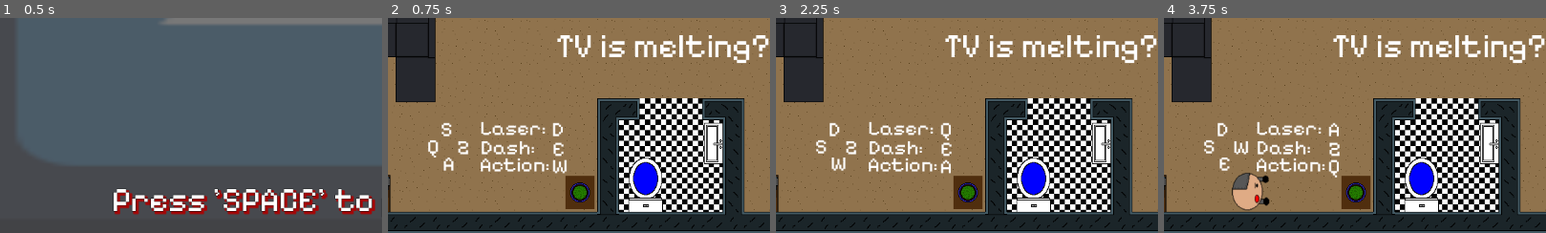
Above: before the commit, frames 1-4 (left to right).
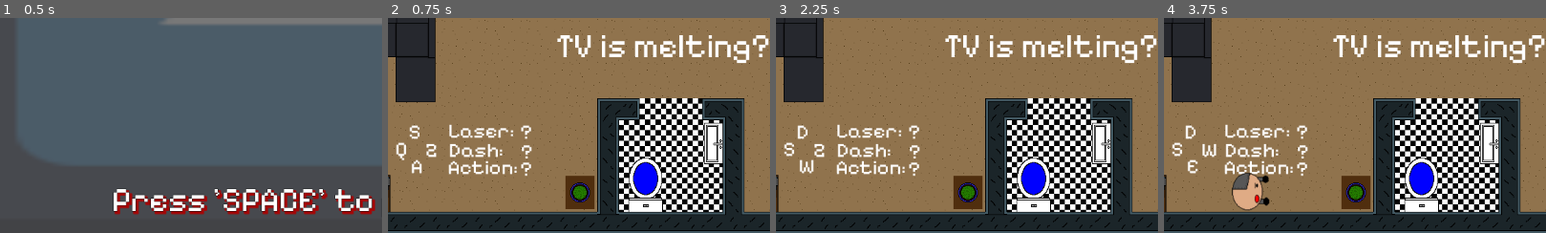
Above: after the commit, the same moments.

Repository: discoaaron/gamejam
Game: Godot game, scene res://scenes/menu/menu.tscn
Same seed, same stepped clock (60 frames per second), same inputs: the game is played once before the commit and once after it. The engine's default icon, where the game draws it, is replaced by a stand-in: a white triangle on a blue panel in a dark square.
Inputs:
- Up to frame 1 (0.5 s): no input
- Up to frame 2 (0.75 s): tap Space (space) at 0.5 s; tap A (a) at 0.6 s
- Up to frame 3 (2.25 s): tap D (d) at 0.8, 1.35 s; tap Space (space) at 1.25, 2 s; tap E (e) at 1.55, 2.1 s
- Up to frame 4 (3.75 s): tap S (s) at 2.3, 2.85 s; tap Space (space) at 2.75, 3.5 s; tap W (w) at 3.05, 3.6 s
The pictures show only the part of the screen within x 14-64%, y 50-100%; the shares and areas given below are measured in that part.

Frame 1 is identical in both runs. In frame 2, 3.7% of the frame differs, in the area x 2-47%, y 48-74%; in frame 3, 3.7%, in the area x 2-46%, y 48-74%; in frame 4, 3.6%.

Commit message:
adds movement keys permanently and action, laser, dash only to show after being used

Diff:
--- a/game/Main.tscn
+++ b/game/Main.tscn
@@ -419,7 +419,7 @@
 one_shot = true
 
 [node name="Controls" parent="." instance=ExtResource("30_xryxh")]
-position = Vector2(248, 520)
+position = Vector2(200, 524)
 scale = Vector2(0.785, 0.785)
 
 [connection signal="timeout" from="Heartbeat" to="." method="_on_heartbeat_timeout"]
--- a/game/autoloaders/signal_manager.gd
+++ b/game/autoloaders/signal_manager.gd
@@ -18,6 +18,7 @@
 signal baby_enter
 signal baby_exit
 
+#HUD Only
 signal laser_fired
 signal dash_dashed
 signal action_actioned
--- a/game/main.gd
+++ b/game/main.gd
@@ -31,6 +31,12 @@
 	SignalManager.risk_item_dashed.connect(game_over_dash)
 	SignalManager.baby_saved.connect(update_score)
 	SignalManager.win_condition_achieved.connect(update_score)
+
+	# HUD only
+	SignalManager.laser_fired.connect(set_laser_key)
+	SignalManager.action_actioned.connect(set_action_key)
+	SignalManager.dash_dashed.connect(set_dash_key)
+
 	start_level()
 
 # Called every frame. 'delta' is the elapsed time since the previous frame.
@@ -46,6 +52,10 @@
 		dad.action = "e"
 		dad.laser = "q"
 		dad.dash = "z"
+		set_wasd_controls()
+		set_laser_key()
+		set_action_key()
+		set_dash_key()
 	heart_pulse()
 
 func start_level() -> void:
@@ -87,18 +97,26 @@
 	dad.action = get_button()
 	dad.laser = get_button()
 	dad.dash = get_button()
-	set_hud_controls()
+	set_wasd_controls()
 	add_child(dad)
 
-func set_hud_controls() -> void:
+func set_wasd_controls() -> void:
 	$Controls.up_key = str(dad.up).to_upper()
 	$Controls.down_key = str(dad.down).to_upper()
 	$Controls.left_key = str(dad.left).to_upper()
 	$Controls.right_key = str(dad.right).to_upper()
+	$Controls.laser_key = "?"
+	$Controls.dash_key = "?"
+	$Controls.action_key = "?"
+
+func set_laser_key() -> void:
 	$Controls.laser_key = str(dad.laser).to_upper()
-	$Controls.dash_key = str(dad.dash).to_upper()
+
+func set_action_key() -> void:
 	$Controls.action_key = str(dad.action).to_upper()
 
+func set_dash_key() -> void:
+	$Controls.dash_key = str(dad.dash).to_upper()
 
 func _spawnBaby() -> void:
 	var riskIndex = randi_range(0, risks.size() - 1)
--- a/game/scenes/dad/dad.gd
+++ b/game/scenes/dad/dad.gd
@@ -47,6 +47,8 @@
 	if not Globals.move_cooldown:
 		if Input.is_action_pressed(laser) and not sitting:
 			fire_laser(self.position, rotation_degrees)
+		if Input.is_action_just_pressed(action):
+			SignalManager.action_actioned.emit()
 		if Input.is_action_just_pressed(action) and not sitting:
 			#if Globals.action_ready:
 				#print("you win!!")
@@ -139,6 +141,7 @@
 	print("exit", area.name)
 
 func dash_action() -> void:
+	SignalManager.dash_dashed.emit()
 	Globals.dashing = true
 	dash_sound()
 	timer.start()
@@ -151,6 +154,7 @@
 	Globals.dashing = false
 
 func fire_laser(start_position: Vector2, rotation: int):
+	SignalManager.laser_fired.emit()
 	laser_instance.firing = true
 	$LaserTimer.start()
 
Not shown: 1 places in game/Main.tscn that only renumber resources
